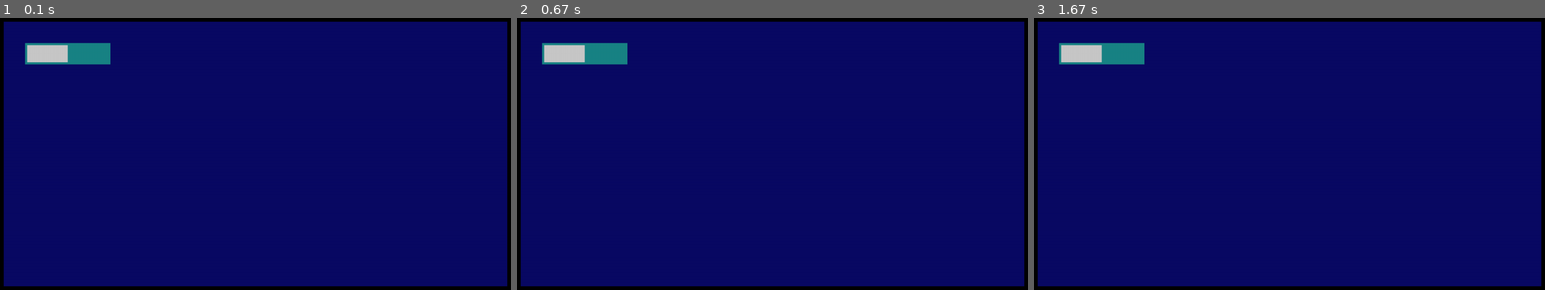
Above: before the commit, frames 1-3 (left to right).
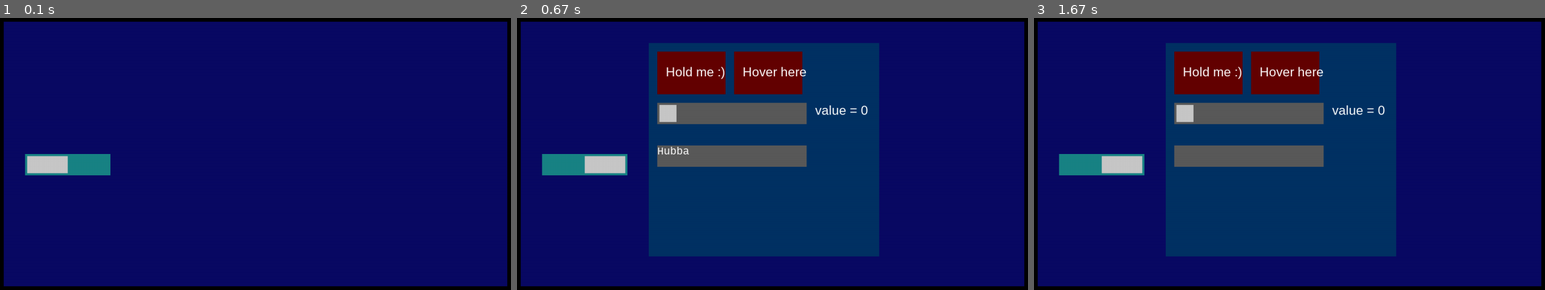
Above: after the commit, the same moments.

Repository: Rednax-Code/pygame_ui
Game: pygame game, started from example.py
Same seed, same stepped clock (60 frames per second), same inputs: the game is played once before the commit and once after it.
Inputs (mouse positions are in pixels of both pictures, inside the frame that each line leads up to):
- Up to frame 1 (0.1 s): no input
- Up to frame 2 (0.67 s): press the mouse at (583, 164) at 0.37 s; move the mouse to (593, 134) at 0.47 s; release the mouse at (603, 107) at 0.6 s
- Up to frame 3 (1.67 s): press the mouse at (1248, 156) at 0.7 s; move the mouse to (1177, 118) at 0.8 s; release the mouse at (1105, 80) at 0.93 s; press the mouse at (1100, 164) at 1.03 s; move the mouse to (1299, 216) at 1.13 s; release the mouse at (1493, 268) at 1.27 s; press the mouse at (1100, 164) at 1.37 s; move the mouse to (1171, 211) at 1.47 s; release the mouse at (1243, 260) at 1.6 s

The runs differ from the first frame. In frame 1, 2.7% of the frame differs, in the area x 4-22%, y 9-58%; in frame 2, 38%, in the area x 4-71%, y 9-88%; in frame 3, 38%.

Commit message:
Added ability to give position and size in %

Diff:
--- a/Interface.json
+++ b/Interface.json
@@ -7,8 +7,11 @@
 		"contents": {
 			"jason the switch": {
 				"type": "switch",
-				"position": [100,100],
-				"size": [200,50],
+				"position": [100,50],
+				"position_units": ["px", "h%"],
+				"position_anchor": "top left",
+				"size": [15.625,50],
+				"size_units": ["w%", "px"],
 				"background_color": [25,131,133],
 				"preset": "simple"
 			},
--- a/pygame_ui/__init__.py
+++ b/pygame_ui/__init__.py
@@ -11,7 +11,7 @@
 from pygame_ui.elements import *
 
 # release, year, month, session
-__version__ = '1.0.0.1'
+__version__ = '1.0.0.2'
 
 print('pygame-json-ui ' + __version__)
 
--- a/pygame_ui/elements.py
+++ b/pygame_ui/elements.py
@@ -26,9 +26,9 @@
 	position = [0,0]
 	position_anchor = "top left"
 	position_relative = False
-	position_unit = "pixels" # or "percentage" (doesn't work yet)
+	position_units = ["px","px"] # or ["w%", "h%"]
 	size = [0,0]
-	size_units = "pixels" # or "percentage" (doesn't work yet)
+	size_units = ["px", "px"] # or ["w%", "h%"]
 	auto_size = False
 	background_color = None
 
@@ -37,31 +37,74 @@
 			for key in dictionary:
 				setattr(self, key, dictionary[key])
 		self.parent = kwargs.pop('parent')
+
 		for key in kwargs:
 			setattr(self, key, kwargs[key])
 
-		self.change_position(self.position)
-
-	def change_position(self, new_position):
+		self.position_initial = self.position
+		self.size_initial = self.size
+		self.change_position(self.position, self.position_units)
+		self.change_size(self.size, self.size_units)
+
+	def change_position(self, new_position, units=['px','px']):
 		"""
 		You can figure this one out yourself. If you can't then... *sigh*
 		"""
+		# Apply relative positioning
 		position_zero = [0,0]
 		if self.position_relative:
-			position_zero = [position_zero[i] + self.parent.position[i] for i in [0,1]]
+			percentage_target = self.parent.size
+			position_zero = list(self.parent.position)
+		else:
+			percentage_target = pygdisplay.get_surface().get_size()
+
+		# Apply anchor point
 		if self.position_anchor == 'center':
 			anchor = [0,0]
 		else:
 			anchor = [ANCHORS[self.position_anchor.split(' ')[i]] for i in [1,0]]
+
+		# Apply percentages
+		for i in [0, 1]:
+			if units[i] == 'w%':
+				new_position[i] = percentage_target[0]*new_position[i]/100
+			elif units[i] == 'h%':
+				new_position[i] = percentage_target[1]*new_position[i]/100
+
 		self.position = [new_position[i] - (anchor[i]/2+.5)*self.size[i] + position_zero[i] for i in [0,1]]
 		self.rectangle = pygrect.Rect(self.position, self.size)
 
-	def change_size(self, new_size):
+	def change_size(self, new_size, units=['px','px']):
 		"""
 		You can figure this one out yourself. If you can't then... *sigh*
 		"""
+
+		# Apply relative positioning
+		new_position = list(self.position)
+		if self.position_relative:
+			percentage_target = self.parent.size
+			new_position = [self.position[i] - self.parent.position[i] for i in [0,1]]
+		else:
+			percentage_target = pygdisplay.get_surface().get_size()
+
+		# Apply anchor point
+		if self.position_anchor == 'center':
+			anchor = [0,0]
+		else:
+			anchor = [ANCHORS[self.position_anchor.split(' ')[i]] for i in [1,0]]
+		new_position = [new_position[i] + (anchor[i]/2+.5)*self.size[i] for i in [0,1]]
+
+		# Apply percentages
+		for i in [0, 1]:
+			if units[i] == 'w%':
+				new_size[i] = percentage_target[0]*new_size[i]/100
+			elif units[i] == 'h%':
+				new_size[i] = percentage_target[1]*new_size[i]/100
+
 		self.size = new_size
-		self.change_position(self.position)
+
+		# Calculate new position
+		self.change_position(new_position)
 
 	def draw_bg(self, pygame_window):
 		draw_surface = pygsurface.Surface(pygdisplay.get_surface().get_size()).convert_alpha()
Not shown, changed: ToDo.md
